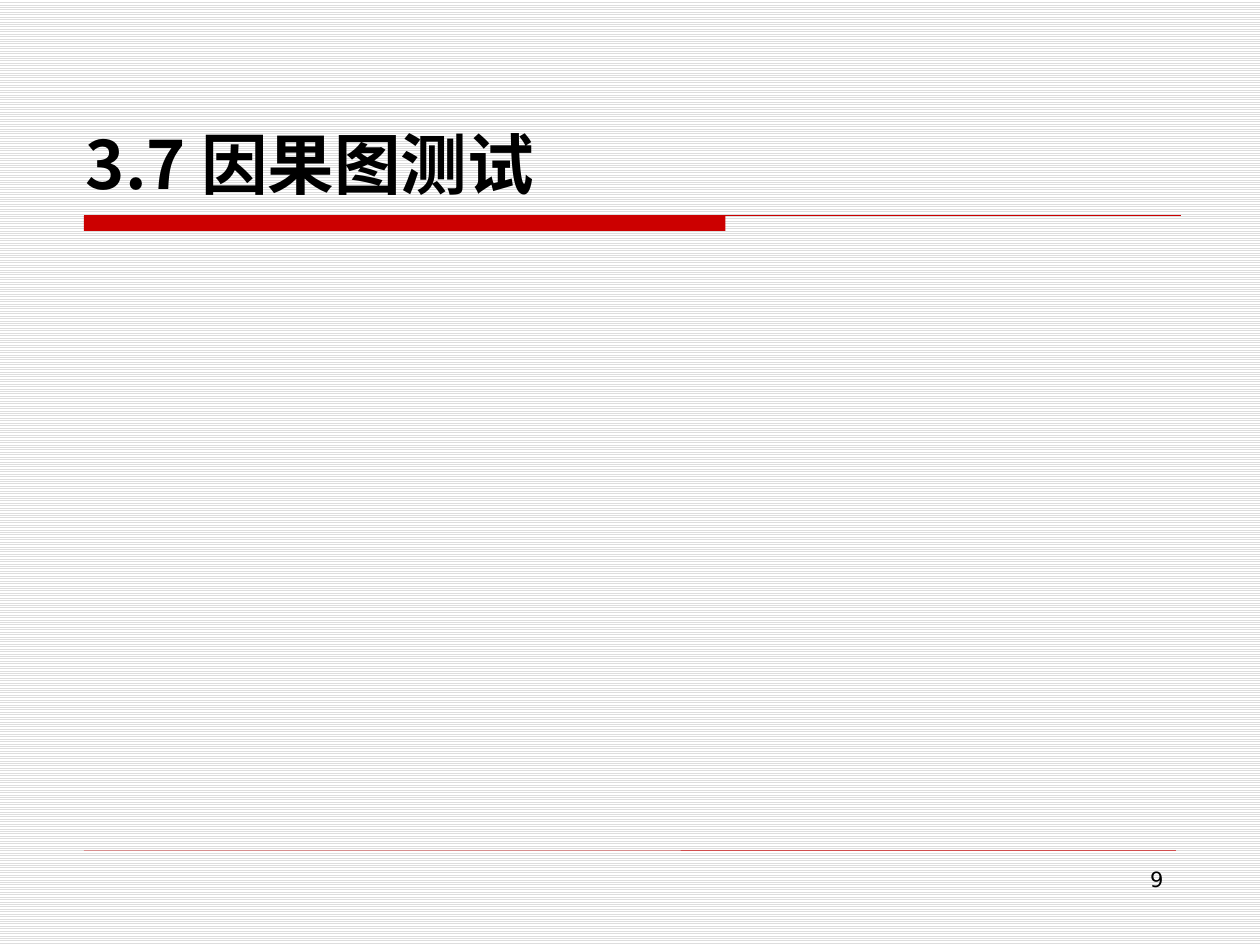
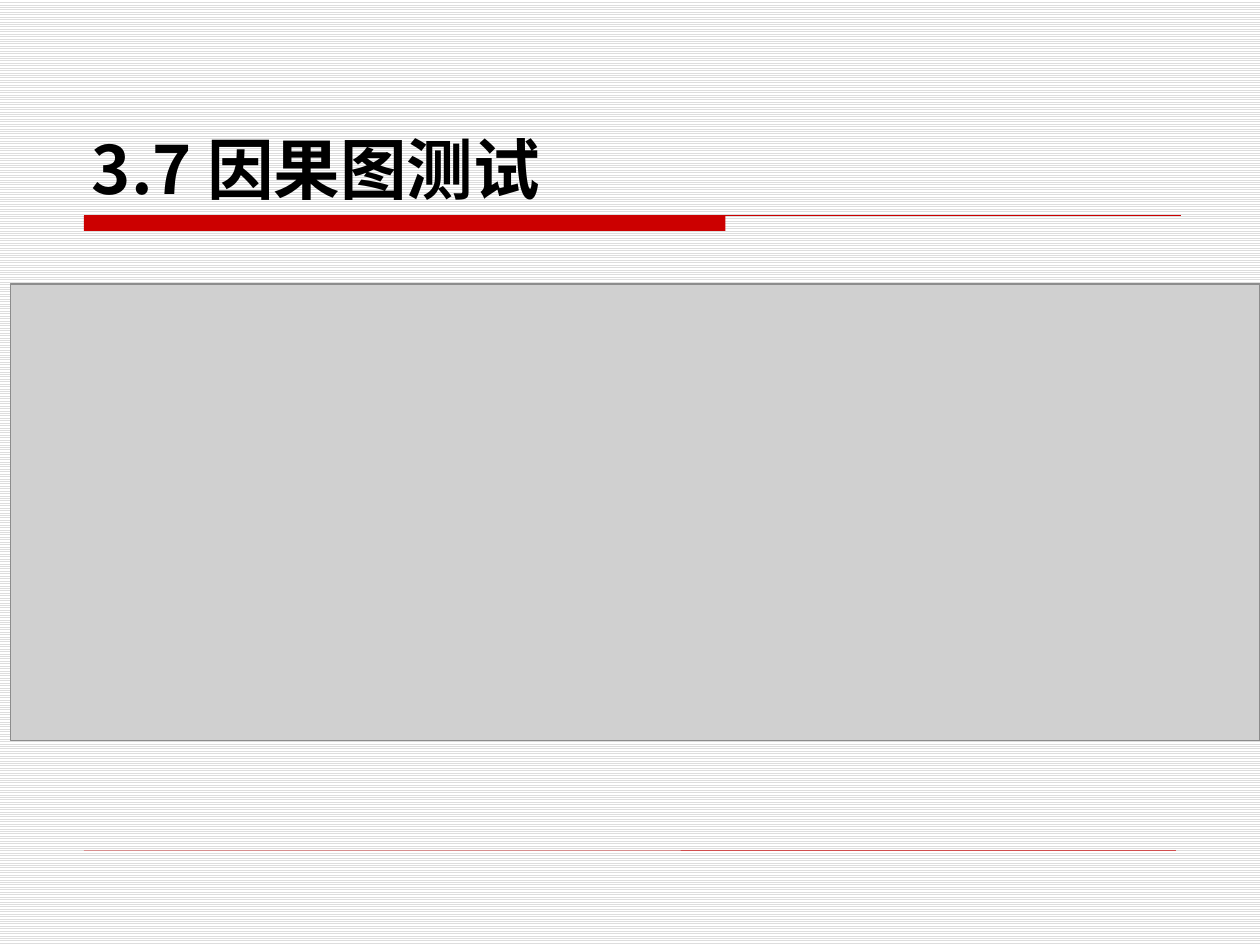
Before and after one commit to edu2act/course-foundation-software-tesing, a slide deck: slide 19 of PPT/第二部分 软件测试技术/3.8 黑盒测试技术 -因果图 .pptx (slide 9 before the commit). Drawn at 1260x945 pixels with LibreOffice and Linux fonts; fonts in the diff are those of the drawing; grey boxes stand for pictures. Boxes give left, top, right and bottom in pixels: in the first picture for what was removed or moved away, otherwise in the second. Text is boxed around its words. In the diff, an @@ line names an element or a change of style, - is before the commit and + after.

Commit message:
黑盒测试总结

```diff
--- a/PPT/第二部分 软件测试技术/3.8 黑盒测试技术 -因果图 .pptx
+++ b/PPT/第二部分 软件测试技术/3.8 黑盒测试技术 -因果图 .pptx
@@ text "3.7 因果图测试": place and size @@
-text "3.7 因果图测试" at bbox=[86, 133, 534, 195]
+text "3.7 因果图测试" at bbox=[92, 138, 540, 200]
@@ picture added at bbox=[10, 284, 1260, 740] @@
@@ page number removed at bbox=[1150, 871, 1163, 888] @@
-9
```
Also in this commit, not shown: 9 other slides changed, 13 slides added, 12 slides removed, 7 other files.
